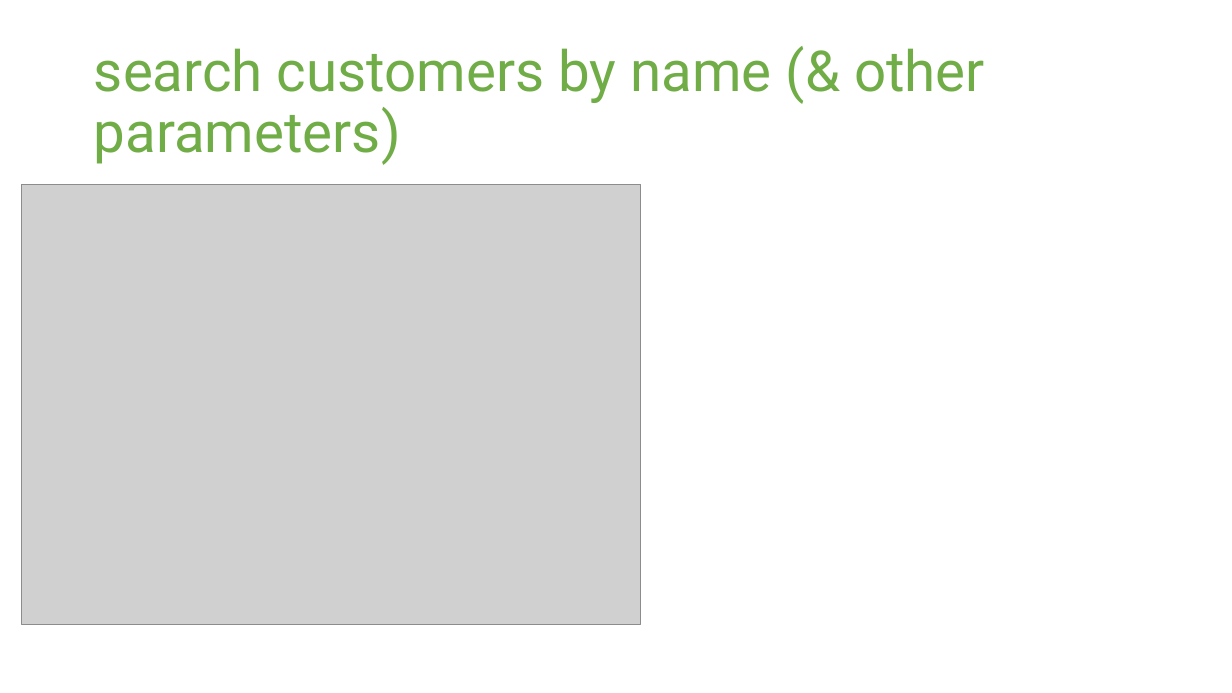
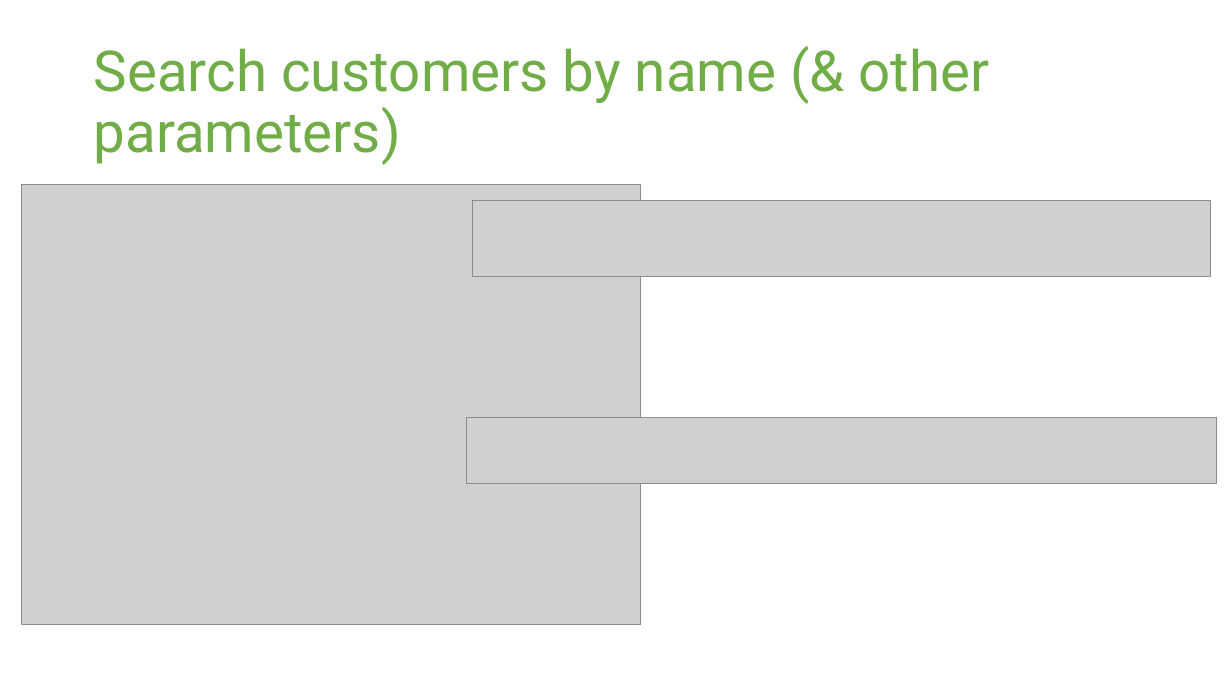
Before and after one commit to 06012021-dotnet-uta/ChristianRomeroP0, a slide deck: slide 3 of Study/P0 Presentation.pptx (slide 5 before the commit). Drawn at 1232x693 pixels with LibreOffice and Linux fonts; fonts in the diff are those of the drawing; grey boxes stand for pictures. Boxes give left, top, right and bottom in pixels: in the first picture for what was removed or moved away, otherwise in the second. Text is boxed around its words. In the diff, an @@ line names an element or a change of style, - is before the commit and + after.

```diff
--- a/Study/P0 Presentation.pptx
+++ b/Study/P0 Presentation.pptx
@@ title at box(94, 48, 990, 165): text changed @@
-search customers by name (& other parameters)
+Search customers by name (& other parameters)
@@ picture added at box(472, 201, 1211, 276) @@
@@ picture added at box(466, 418, 1217, 484) @@
```
Also in this commit, not shown: 6 other slides changed, 10 slides added, 3 slides removed, 16 other files.
